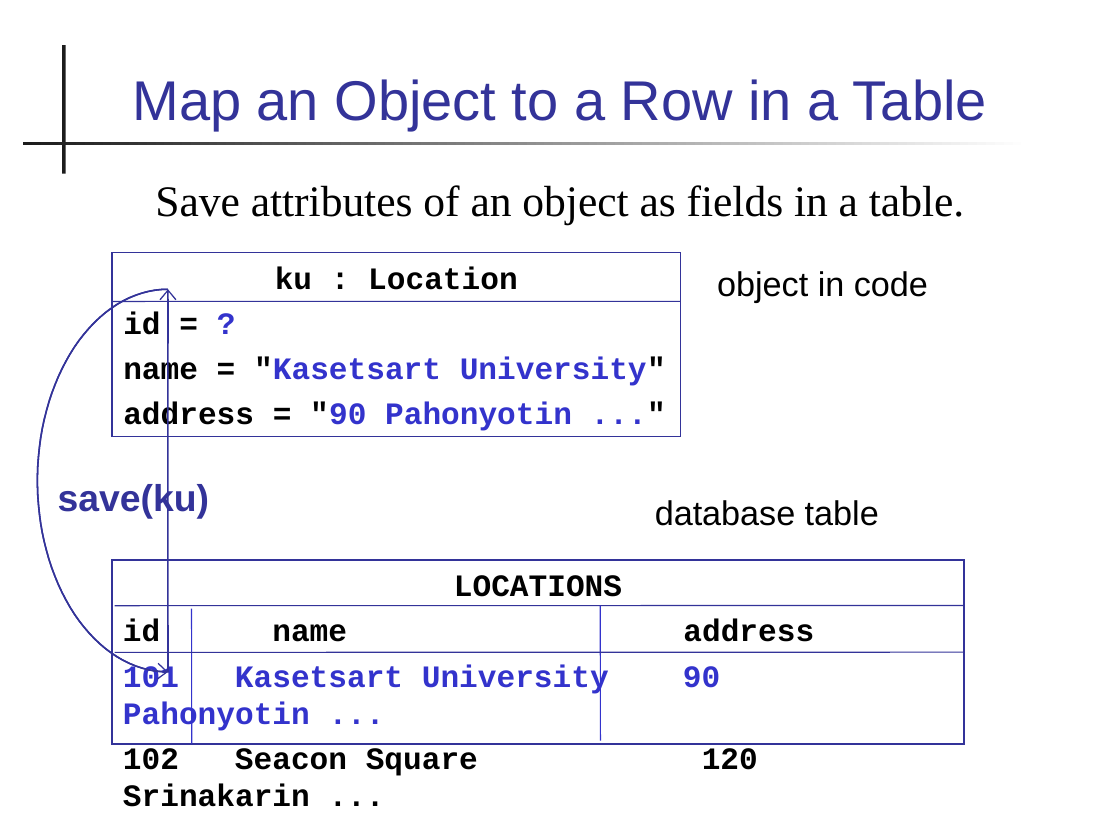
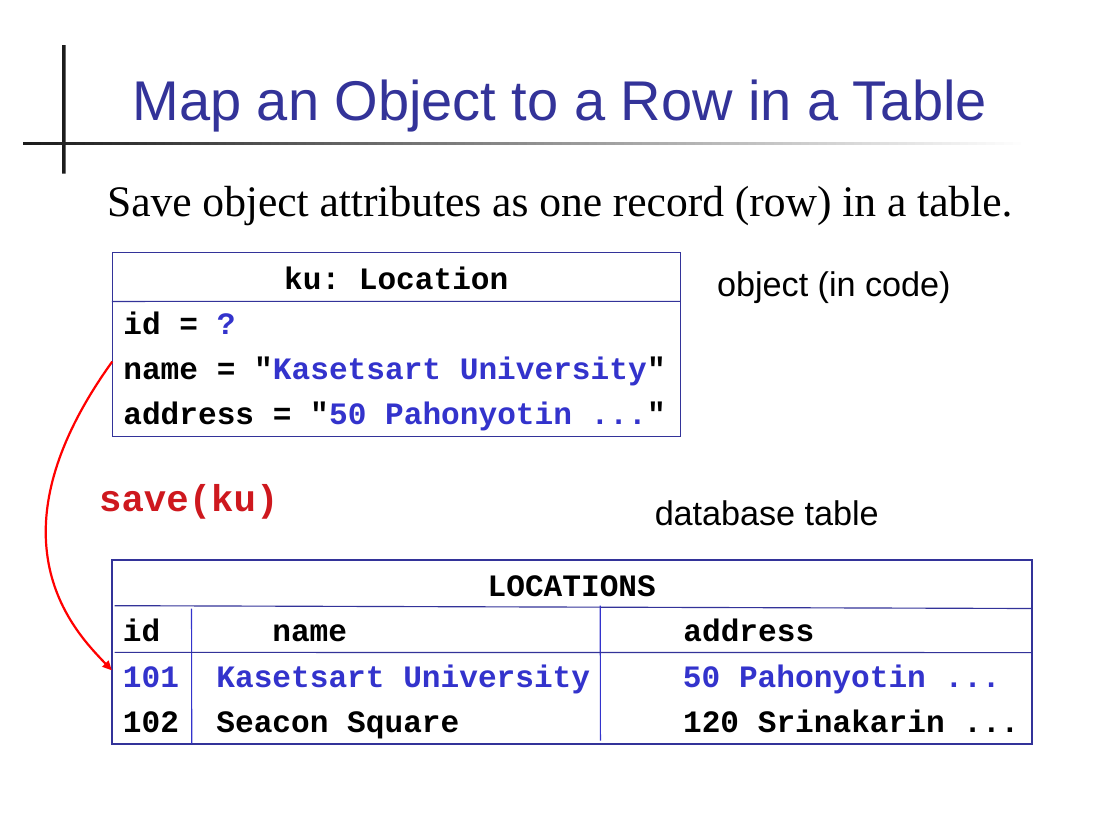
Before and after one commit to skeoop/skeoop.github.io, a slide deck: slide 3 of database/4-Intro-to-ORM.pptx. Drawn at 1120x840 pixels with LibreOffice and Linux fonts; fonts in the diff are those of the drawing. Boxes give left, top, right and bottom in pixels: in the first picture for what was removed or moved away, otherwise in the second. Text is boxed around its words. In the diff, an @@ line names an element or a change of style, - is before the commit and + after.

```diff
--- a/database/4-Intro-to-ORM.pptx
+++ b/database/4-Intro-to-ORM.pptx
@@ text at [107, 185, 1012, 225]: text changed @@
-Save attributes of an object as fields in a table.
+Save object attributes as one record (row) in a table.
@@ text in freeform shape at [284, 266, 508, 290]: spaces changed @@
-ku : Location
+ku: Location
@@ text in free at [717, 271, 950, 303]: text changed @@
-object in code
+object (in code)
@@ freeform shape: place and size @@
-freeform shape at [37, 289, 168, 672]
+freeform shape at [0, 362, 112, 671]
@@ freeform shape at [0, 362, 112, 671]: outline #333399 0.99 pt to #FF0000 1.42 pt @@
@@ text in freeform shape at [123, 402, 572, 431]: text changed @@
-address = "90 Pahonyotin ..."
+address = "50 Pahonyotin ..."
@@ free "save(ku)" at [47, 468, 392, 524]: font Arial to Courier New, text colour #333399 to #CE181E @@
@@ freeform shape "LOCATIONS": place and size @@
-freeform shape "LOCATIONS" at [112, 560, 964, 744]
+freeform shape "LOCATIONS" at [112, 560, 1032, 744]
@@ line moved from (964, 606) - (114, 606) to (1032, 608) - (114, 606) @@
@@ line moved from (964, 652) - (114, 652) to (1032, 653) - (114, 652) @@
@@ text in freeform shape at [216, 664, 926, 694]: text changed @@
-101 Kasetsart University 90 Pahonyotin ...
+101 Kasetsart University 50 Pahonyotin ...
```
Also in this commit, not shown: 26 other slides changed, 19 other files.
